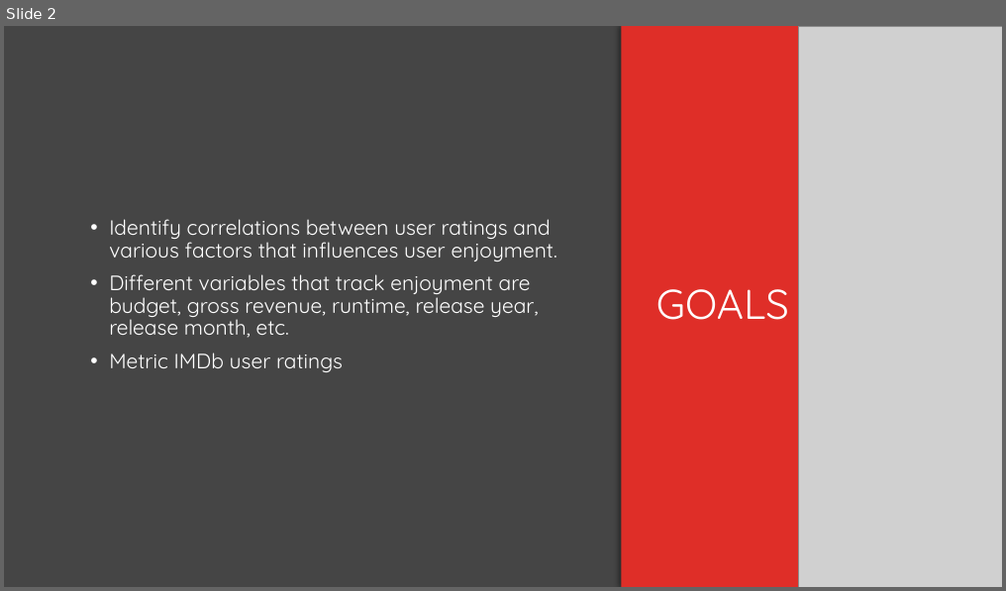
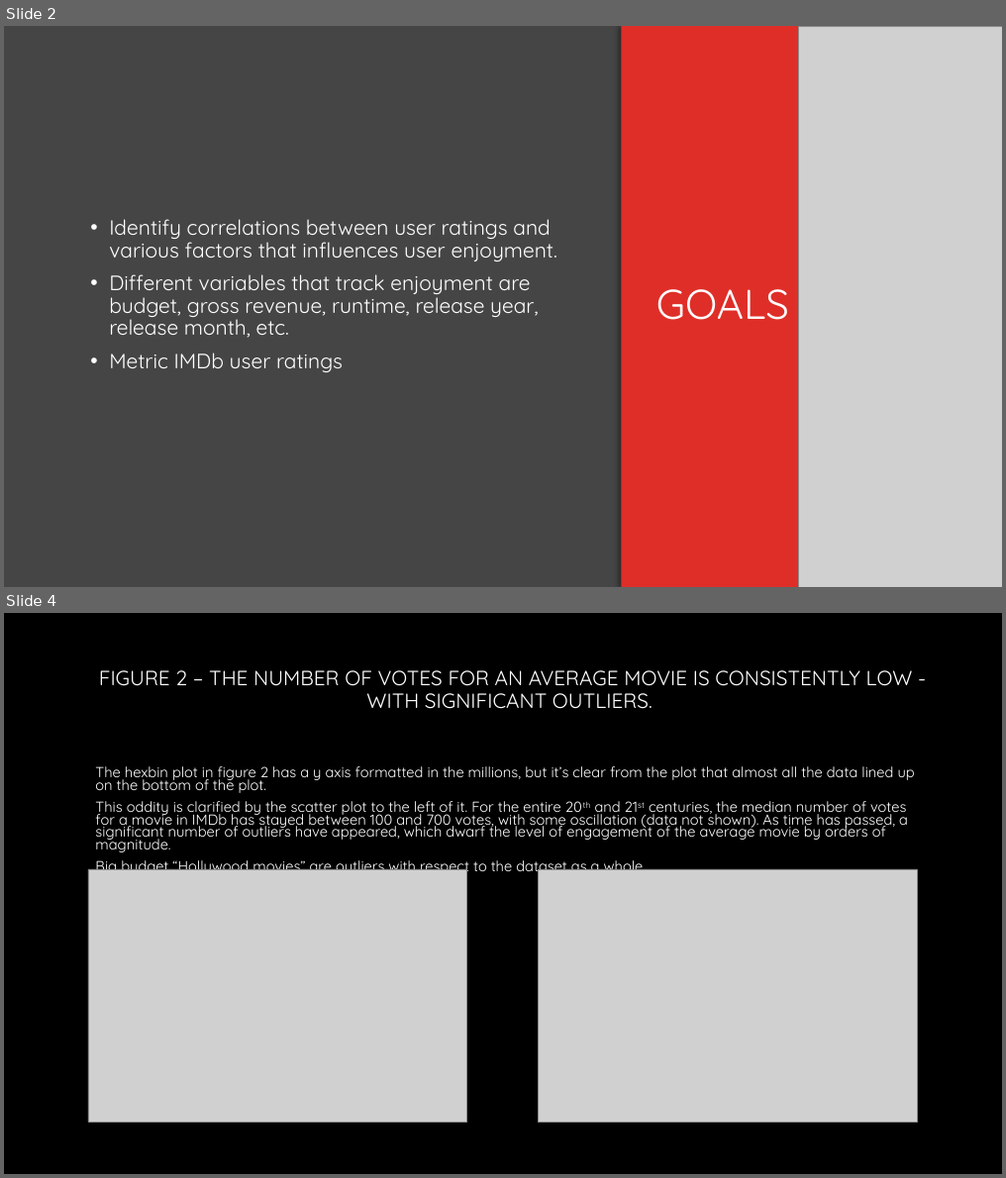
Before and after one commit to gspahlin/Movie_analysis, a slide deck: Movies.pptx. Shown one above the other, each under a label of ours: slide 2 before the commit, slides 2 and 4 after it; the slides between them are not shown. The pictures are 1006x591 and 1006x1178 pixels, drawn with LibreOffice and Linux fonts; fonts in the diff are those of the drawing; grey boxes stand for pictures; background and template pictures are left out. Boxes give left, top, right and bottom in pixels: in the first picture for what was removed or moved away, otherwise in the second. Text is boxed around its words. In the diff, an @@ line names an element or a change of style, - is before the commit and + after.

```diff
--- a/Movies.pptx
+++ b/Movies.pptx
@@ slide 4 added at <box>4,613,1002,1174</box>, background #000000 @@
@@ title added at <box>99,670,913,709</box>, 19.8 pt, text #FFFFFF @@
+FIGURE 2 – THE NUMBER OF VOTES FOR AN AVERAGE MOVIE IS CONSISTENTLY LOW - WITH SIGNIFICANT OUTLIERS.
@@ text added at <box>95,766,915,876</box>, 14 pt, text #FFFFFF @@
+The hexbin plot in figure 2 has a y axis formatted in the millions, but it’s clear from the plot that almost all the data lined up on the bottom of the plot.
+This oddity is clarified by the scatter plot to the left of it. For the entire 20th and 21st centuries, the median number of votes for a movie in IMDb has stayed between 100 and 700 votes, with some oscillation (data not shown). As time has passed, a significant number of outliers have appeared, which dwarf the level of engagement of the average movie by orders of magnitude.
+Big budget “Hollywood movies” are outliers with respect to the dataset as a whole.
@@ picture added at <box>88,869,466,1123</box> @@
@@ picture added at <box>539,869,918,1123</box> @@
```
Also in this commit, not shown: 1 slide changed, 4 other slides added, 3 slides removed.
